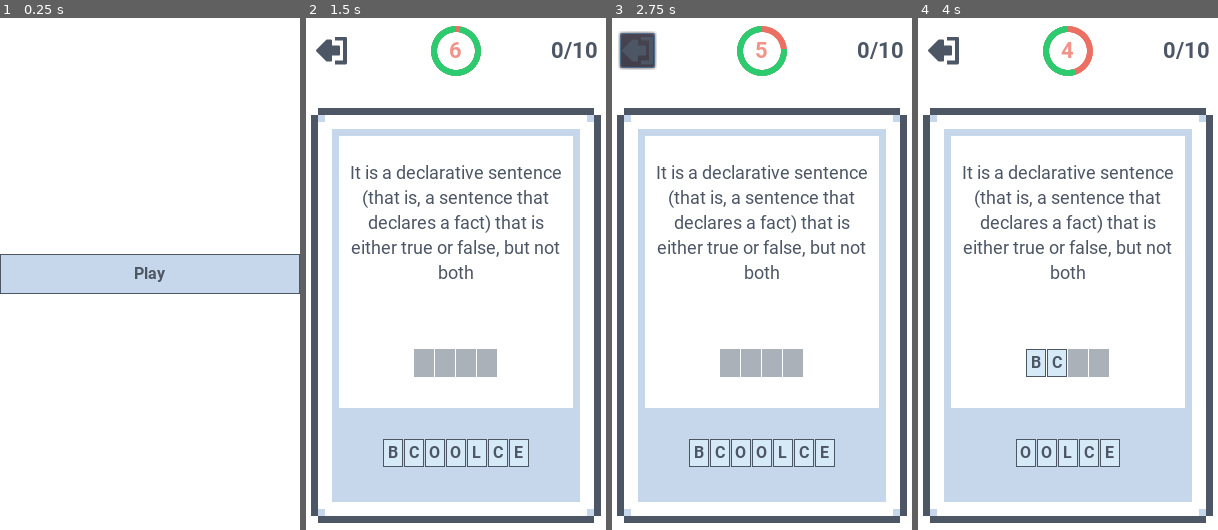
Above: before the commit, frames 1-4 (left to right).
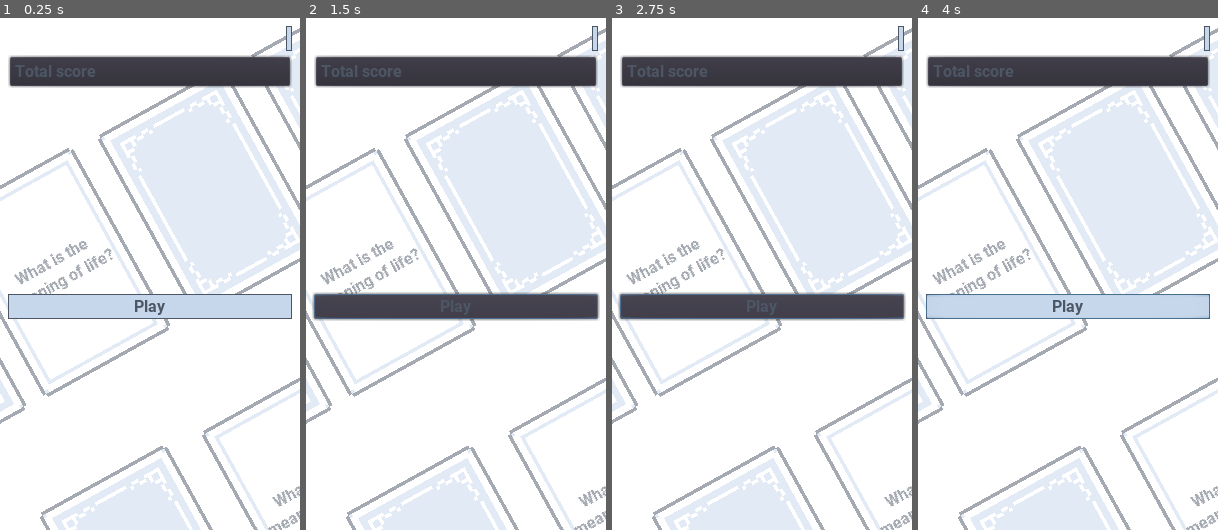
Above: after the commit, the same moments.

Repository: LoneDespair/comsci-card_game
Game: Godot game, scene res://src/main/main.tscn
Two runs of this game, one before a commit and one after it. Both use one fixed random seed, a clock stepped at 60 frames per second and the inputs below.
Inputs (mouse positions are in pixels of both pictures, inside the frame that each line leads up to; where the layout moved, square brackets give the same spot in the first picture):
- Up to frame 1 (0.25 s): no input
- Up to frame 2 (1.5 s): click (594, 38) at 0.52 s; click "Play" at 1.25 s
- Up to frame 3 (2.75 s): click (762, 304) [639, 48] at 2 s
- Up to frame 4 (4 s): click (1005, 453) at 2.75 s, where only the run before the commit has a clickable "B"; click (1014, 453) at 3.5 s, where only the run before the commit has a clickable "C"

The runs differ from the first frame. In frame 1, 40% of the frame differs, in the area x 0-100%, y 1-100%; in frame 2, 58%; in frame 3, 58%; in frame 4, 57%.

Commit message:
sync changes

Diff:
--- a/src/main/main.tscn
+++ b/src/main/main.tscn
@@ -1,15 +1,50 @@
-[gd_scene load_steps=3 format=2]
+[gd_scene load_steps=6 format=2]
 
 [ext_resource path="res://src/main/scenes.gd" type="Script" id=1]
 [ext_resource path="res://src/main/card_empty.png" type="Texture" id=2]
+[ext_resource path="res://src/main/card_back.png" type="Texture" id=3]
+
+[sub_resource type="Animation" id=1]
+length = 0.001
+tracks/0/type = "value"
+tracks/0/path = NodePath("background:rect_position")
+tracks/0/interp = 1
+tracks/0/loop_wrap = true
+tracks/0/imported = false
+tracks/0/enabled = true
+tracks/0/keys = {
+"times": PoolRealArray( 0 ),
+"transitions": PoolRealArray( 1 ),
+"update": 0,
+"values": [ Vector2( 0, 0 ) ]
+}
+
+[sub_resource type="Animation" id=2]
+resource_name = "pan"
+loop = true
+step = 0.25
+tracks/0/type = "value"
+tracks/0/path = NodePath("background:rect_position")
+tracks/0/interp = 1
+tracks/0/loop_wrap = true
+tracks/0/imported = false
+tracks/0/enabled = true
+tracks/0/keys = {
+"times": PoolRealArray( 0, 0.25, 0.5, 0.75, 1 ),
+"transitions": PoolRealArray( 1, 1, 1, 1, 1 ),
+"update": 0,
+"values": [ Vector2( 0, 0 ), Vector2( 32, 32 ), Vector2( 0, 0 ), Vector2( -32, -32 ), Vector2( 0, 0 ) ]
+}
 
 [node name="main" type="Node"]
 
 [node name="ui" type="Control" parent="."]
+visible = false
 anchor_right = 1.0
 anchor_bottom = 1.0
 
 [node name="buttons" type="VBoxContainer" parent="ui"]
+visible = false
 anchor_right = 1.0
 anchor_bottom = 1.0
 alignment = 1
@@ -22,29 +57,153 @@
 rect_min_size = Vector2( 0, 40 )
 text = "Play"
 
-[node name="PanelContainer" type="PanelContainer" parent="ui"]
-visible = false
+[node name="menu" type="Node" parent="."]
+
+[node name="background" type="Control" parent="menu"]
 anchor_left = 0.5
 anchor_top = 0.5
 anchor_right = 0.5
 anchor_bottom = 0.5
-margin_left = -145.0
-margin_top = -155.0
-margin_right = 145.0
-margin_bottom = 156.0
-theme_type_variation = "FrontCard"
-
-[node name="VBoxContainer" type="VBoxContainer" parent="ui/PanelContainer"]
-visible = false
-margin_left = 28.0
-margin_top = 25.0
-margin_right = 262.0
-margin_bottom = 353.0
-
-[node name="CardEmpty" type="Sprite" parent="ui/PanelContainer"]
-position = Vector2( 145, 157 )
-scale = Vector2( 6.92857, 6.92857 )
+margin_left = -150.0
+margin_top = -256.0
+margin_right = -150.0
+margin_bottom = -256.0
+
+[node name="CardBack" type="Sprite" parent="menu/background"]
+position = Vector2( -85.8106, 334.381 )
+rotation = -0.505746
+scale = Vector2( 3.47029, 3.47029 )
+texture = ExtResource( 3 )
+
+[node name="CardBack6" type="Sprite" parent="menu/background"]
+position = Vector2( -256, 424 )
+rotation = -0.505746
+scale = Vector2( 3.47029, 3.47029 )
+texture = ExtResource( 3 )
+
+[node name="CardBack5" type="Sprite" parent="menu/background"]
+position = Vector2( 152, 552 )
+rotation = -0.505746
+scale = Vector2( 3.47029, 3.47029 )
+texture = ExtResource( 3 )
+
+[node name="CardBack8" type="Sprite" parent="menu/background"]
+position = Vector2( 480, 384 )
+rotation = -0.505746
+scale = Vector2( 3.47029, 3.47029 )
+texture = ExtResource( 3 )
+
+[node name="CardBack9" type="Sprite" parent="menu/background"]
+position = Vector2( -24, 640 )
+rotation = -0.505746
+scale = Vector2( 3.47029, 3.47029 )
+texture = ExtResource( 3 )
+
+[node name="CardBack2" type="Sprite" parent="menu/background"]
+position = Vector2( 58.1894, 254.381 )
+rotation = -0.505746
+scale = Vector2( 3.47029, 3.47029 )
 texture = ExtResource( 2 )
+
+[node name="CardBack7" type="Sprite" parent="menu/background"]
+position = Vector2( 314.189, 470.381 )
+rotation = -0.505746
+scale = Vector2( 3.47029, 3.47029 )
+texture = ExtResource( 2 )
+
+[node name="CardBack3" type="Sprite" parent="menu/background"]
+position = Vector2( 210.189, 174.381 )
+rotation = -0.505746
+scale = Vector2( 3.47029, 3.47029 )
+texture = ExtResource( 3 )
+
+[node name="CardBack4" type="Sprite" parent="menu/background"]
+position = Vector2( 362.189, 94.3811 )
+rotation = -0.505746
+scale = Vector2( 3.47029, 3.47029 )
+texture = ExtResource( 3 )
+
+[node name="Label" type="Label" parent="menu/background"]
+anchor_right = 1.0
+anchor_bottom = 1.0
+margin_left = -40.0
+margin_top = 200.0
+margin_right = 78.0
+margin_bottom = 388.0
+rect_rotation = -28.9383
+text = "What is the meaning of life?"
+align = 1
+valign = 1
+autowrap = true
+
+[node name="Label2" type="Label" parent="menu/background"]
+anchor_right = 1.0
+anchor_bottom = 1.0
+margin_left = 218.189
+margin_top = 422.381
+margin_right = 336.189
+margin_bottom = 610.381
+rect_rotation = -28.9383
+text = "What is the meaning of life?"
+align = 1
+valign = 1
+autowrap = true
+
+[node name="ColorRect" type="ColorRect" parent="menu"]
+anchor_right = 1.0
+anchor_bottom = 1.0
+color = Color( 1, 1, 1, 0.498039 )
+
+[node name="MarginContainer" type="MarginContainer" parent="menu"]
+anchor_right = 1.0
+anchor_bottom = 1.0
+custom_constants/margin_right = 8
+custom_constants/margin_top = 8
+custom_constants/margin_left = 8
+custom_constants/margin_bottom = 8
+
+[node name="VBoxContainer" type="VBoxContainer" parent="menu/MarginContainer"]
+margin_left = 8.0
+margin_top = 8.0
+margin_right = 292.0
+margin_bottom = 504.0
+
+[node name="header" type="MarginContainer" parent="menu/MarginContainer/VBoxContainer"]
+margin_right = 284.0
+margin_bottom = 25.0
+
+[node name="settings" type="Button" parent="menu/MarginContainer/VBoxContainer/header"]
+margin_left = 278.0
+margin_right = 284.0
+margin_bottom = 25.0
+size_flags_horizontal = 8
+
+[node name="PanelContainer" type="PanelContainer" parent="menu/MarginContainer/VBoxContainer"]
+margin_top = 29.0
+margin_right = 284.0
+margin_bottom = 62.0
+
+[node name="HBoxContainer" type="HBoxContainer" parent="menu/MarginContainer/VBoxContainer/PanelContainer"]
+margin_left = 7.0
+margin_top = 7.0
+margin_right = 277.0
+margin_bottom = 26.0
+
+[node name="Label" type="Label" parent="menu/MarginContainer/VBoxContainer/PanelContainer/HBoxContainer"]
+margin_right = 81.0
+margin_bottom = 19.0
+text = "Total score"
+
+[node name="Button" type="Button" parent="menu/MarginContainer/VBoxContainer"]
+margin_top = 268.0
+margin_right = 284.0
+margin_bottom = 293.0
+size_flags_vertical = 6
+text = "Play"
+
+[node name="AnimationPlayer" type="AnimationPlayer" parent="menu"]
+anims/RESET = SubResource( 1 )
+anims/pan = SubResource( 2 )
 
 [node name="scenes" type="Node" parent="."]
 script = ExtResource( 1 )
